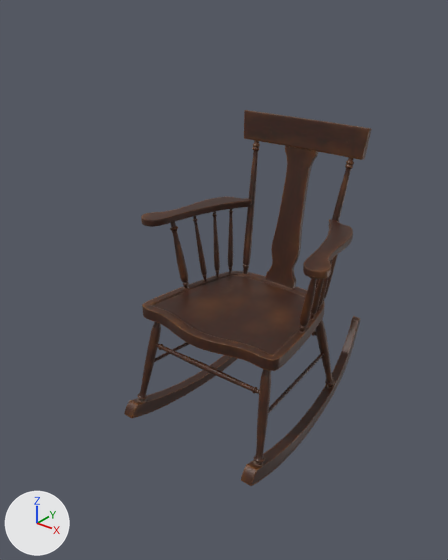
One commit to the glTF model daughter/game/public/models/chair.glb: the scene before it, then after it.
Before and after are seen from a 50 mm camera at (1.086, -1.45, 0.741) aimed at (0.0, -0.093, -0.101). Arrows for +X, +Y and +Z are at lower left; the lights stay in place. The picture after the commit comes second. Where no turn or scale is listed for an object, it has been applied to the vertices.

In view in the first picture: 'CHAIR_mesh'.
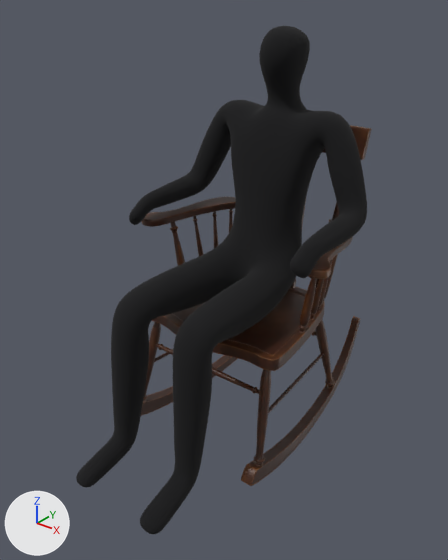
The newer file is also turned or shifted as a whole; pictures and numbers use the older file's frame.

The change, as JSON lines over the scene's bpy script:
```json
{"op": "add", "block": "mat_shape", "code": ["mat_shape = principled_material('shape')", "mat_shape.base_color = (0.004, 0.004, 0.005)  # black #0d0d10", "mat_shape.roughness = 1.0"]}
{"op": "add", "block": "me_shape_seated_skel_001", "code": ["me_shape_seated_skel_001 = bpy.data.meshes.new('SHAPE_seated_skel.001')", "me_shape_seated_skel_001.from_pydata(...)  # 3234 vertices, 6464 faces; spans x -0.343..0.343, y 25.934..26.814, z 0.018..1.285", "me_shape_seated_skel_001.materials.append(mat_shape)  # black #0d0d10"]}
{"op": "add", "block": "ob_shape_seated", "code": ["ob_shape_seated = bpy.data.objects.new('SHAPE_seated', me_shape_seated_skel_001)", "ob_shape_seated.location = (0.0, -26.55, -0.666)"]}
```

What differs and where, as boxes (x1, y1, x2, y2) in the pictures (448 x 560 px):
```json
{"object": "SHAPE_seated", "change": "added", "after": [76, 26, 367, 534], "on screen": "black"}
```
